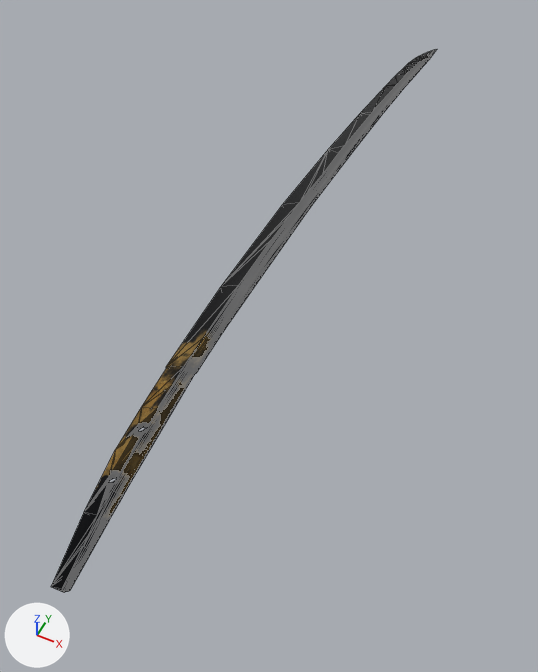
An edit to the glTF model mitutada.gltf, drawn before and after from the same camera.
Both versions are drawn from a camera (50 mm lens) standing at (9.9, -37.3, 27.7) and looking at (-7.3, -2.9, -15.3). Lighting does not change. The marker at lower left points along +X, +Y and +Z. Mesh edges are drawn as thin lines. Where no turn or scale is listed for an object, it has been applied to the vertices.
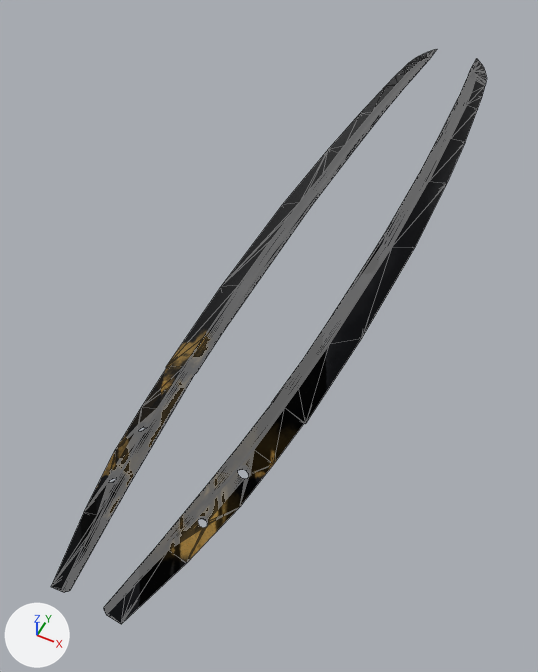
The newer file is also rescaled (x2.453), turned or shifted as a whole; pictures and numbers use the older file's frame.

The edits, one by one:
Picture 'mitutada_kadai-mitutada_hennsyuugo2.png' (img_mitutada_kadai_mitutada_hennsyuugo2_png) is new.
Picture 'mitutada_kadai.png-mitutada_hennsyuugo2.png' (img_mitutada_kadai_png_mitutada_hennsyuugo2_png) is new.
Material 'Material.002' (mat_material_002) changes its picture from img_mitutada_kadai to img_mitutada_kadai_mitutada_hennsyuugo2_png.
Material 'Material.005' (mat_material_005) is new.
Its texture is img_mitutada_kadai_png_mitutada_hennsyuugo2_png.
Its metallic is 1.0.
Its roughness is 0.2.
Mesh me_plane_002 is new.
It has 613 vertices, 1224 faces and spans x -2.1..2.6, y -43.8..20.2, z -3.3..-1.8.
It uses material mat_material_005 (picture img_mitutada_kadai_png_mitutada_hennsyuugo2_png).
Object 'Plane.001' (ob_plane_001) is new; it shows me_plane_002.
Its location is (-2.17, 15.99, -7.84).

Boxes (x1, y1, x2, y2) around the edits, measured in the pictures (538 x 672 px):
'Plane.001', added
    after: (104, 59, 487, 624)
'Plane', surface changed (brown to grey)
    both: (81, 371, 167, 553)
